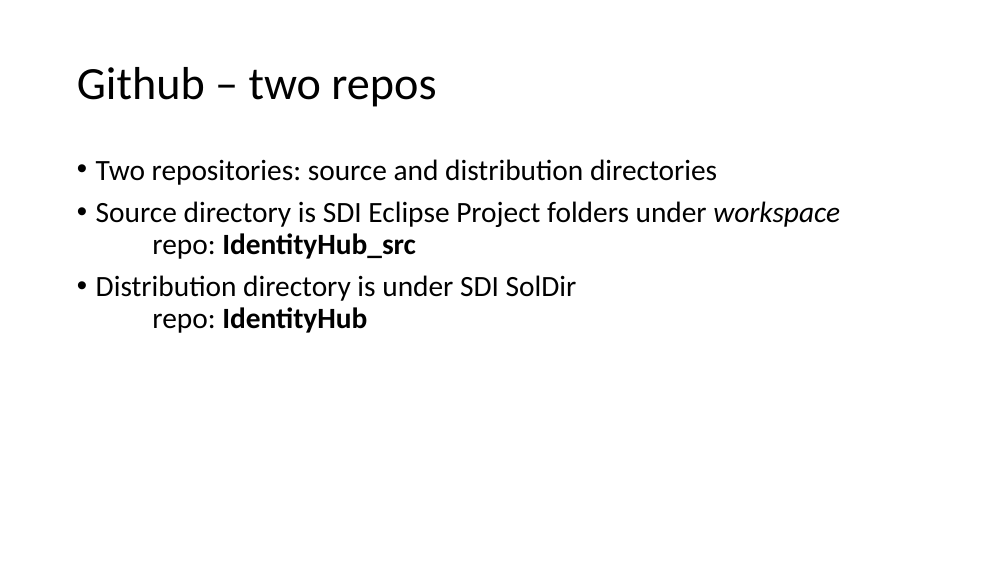
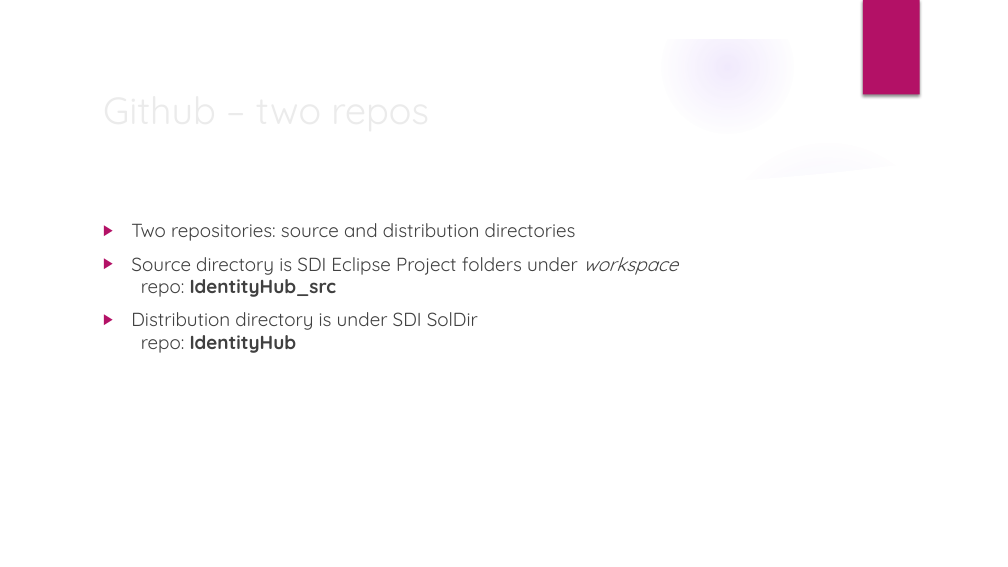
Before and after one commit to eddiehartman/IdentityHub, a slide deck: slide 2 of Identity Hub.pptx. Drawn at 1008x567 pixels with LibreOffice and Linux fonts; fonts in the diff are those of the drawing; background and template pictures are left out. Boxes give left, top, right and bottom in pixels: in the first picture for what was removed or moved away, otherwise in the second. Text is boxed around its words. In the diff, an @@ line names an element or a change of style, - is before the commit and + after.

```diff
--- a/Identity Hub.pptx
+++ b/Identity Hub.pptx
@@ group added at [0,0,1008,567]: 4 ellipses, 3 freeform shapes @@
@@ rectangle added at [863,0,920,95], fill #B31166 @@
@@ title "Github – two repos": place and size @@
-title "Github – two repos" at [77,67,436,107]
+title "Github – two repos" at [95,80,820,138]
@@ title "Github – two repos" at [95,80,820,138]: size 44 to 36 pt, font Calibri to Quicksand, text colour #000000 to #EBEBEB; line spacing 0.9 to 1 @@
@@ text "Two repositories: source and distribution ...": place and size @@
-text "Two repositories: source and distribution ..." at [96,159,840,333]
+text "Two repositories: source and distribution ..." at [131,223,678,353]
@@ text "Two repositories: source and distribution ..." at [131,223,678,353]: size 28 to 18 pt, font Calibri to Quicksand, text colour #000000 to #404040; bullet • to ▶; line spacing 0.9 to 1 @@
```
Also in this commit, not shown: 2 other slides changed, 2 other files.
